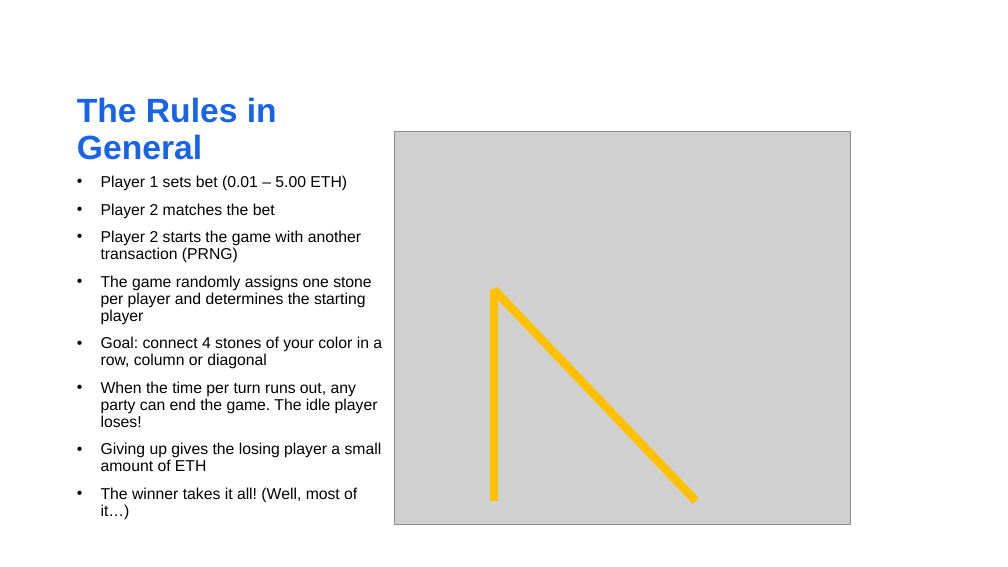
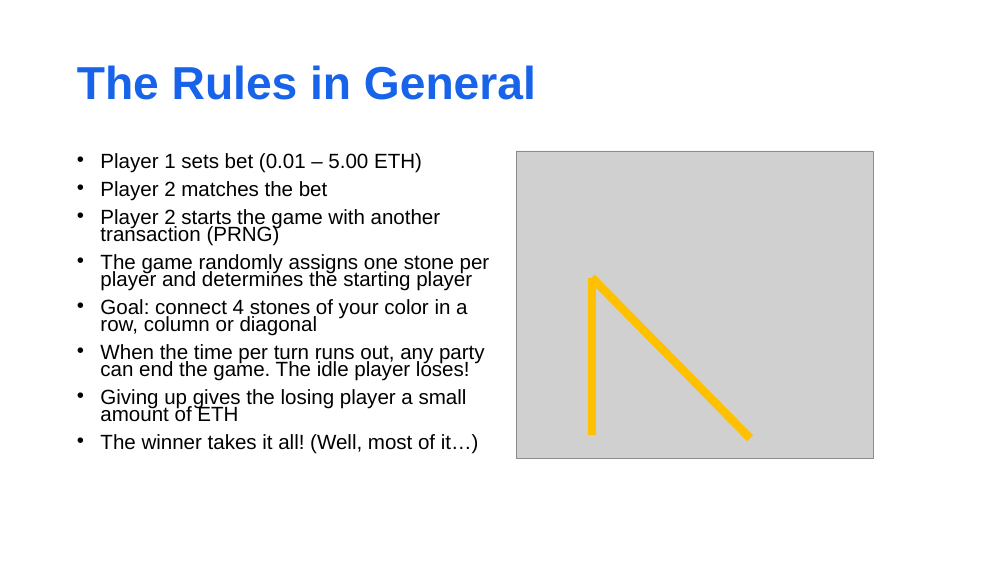
Before and after one commit to matnad/vierGewinntSC, a slide deck: slide 7 of presentation/nice fonts_migo.pptx. Drawn at 1008x567 pixels with LibreOffice and Linux fonts; fonts in the diff are those of the drawing; grey boxes stand for pictures; background and template pictures are left out. Boxes give left, top, right and bottom in pixels: in the first picture for what was removed or moved away, otherwise in the second. Text is boxed around its words. In the diff, an @@ line names an element or a change of style, - is before the commit and + after.

```diff
--- a/presentation/nice fonts_migo.pptx
+++ b/presentation/nice fonts_migo.pptx
@@ title "The Rules in General": place and size @@
-title "The Rules in General" at (77, 97, 277, 160)
+title "The Rules in General" at (77, 65, 536, 100)
@@ title "The Rules in General" at (77, 65, 536, 100): size 32 to 44 pt; vertical alignment bottom to middle @@
@@ text "Player 1 sets bet (0.01 ...": place and size @@
-text "Player 1 sets bet (0.01 ..." at (101, 175, 382, 520)
+text "Player 1 sets bet (0.01 ..." at (100, 153, 490, 454)
@@ text "Player 1 sets bet (0.01 ..." at (100, 153, 490, 454): size 15 to 19.6 pt; line spacing 0.9 to 0.7 @@
@@ picture: place and size @@
-picture at (395, 131, 851, 524)
+picture at (516, 151, 873, 459)
@@ line moved from (494, 290) - (696, 501) to (592, 278) - (750, 439) @@
@@ line moved from (494, 290) - (494, 501) to (592, 278) - (592, 435) @@
```
Also in this commit, not shown: 3 other slides changed.
